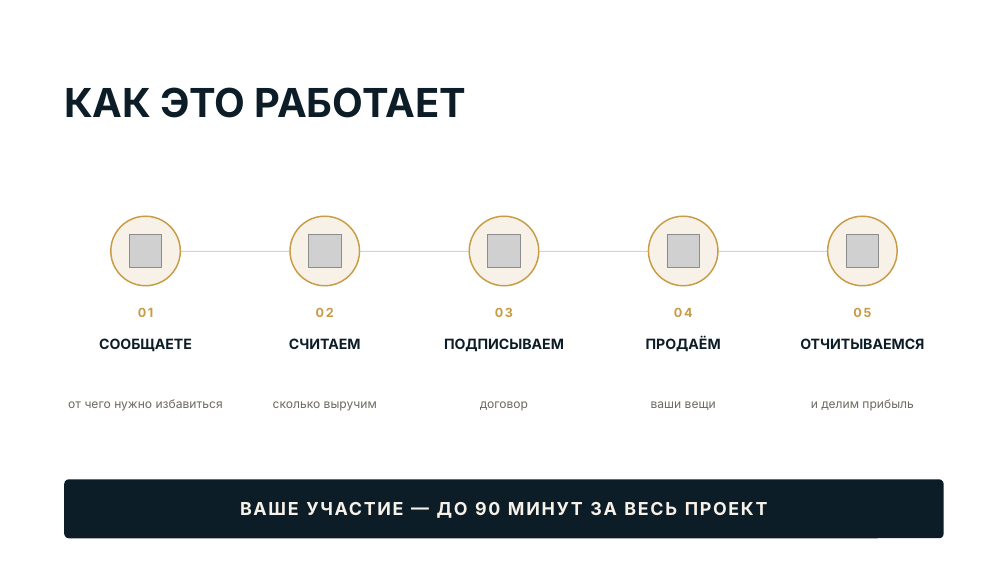
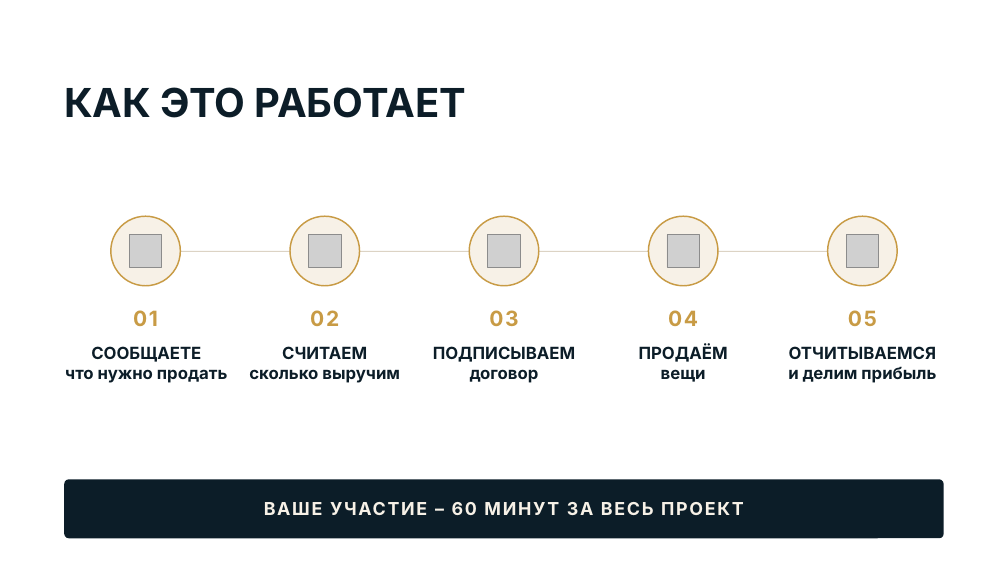
Before and after one commit to olegm1441-del/mysteryslavic-2026-07-19_16-47-00, a slide deck: slide 5 of presentations/office-client/Продай_за_меня_ОФИСЫ_клиентская.pptx. Drawn at 1008x567 pixels with LibreOffice and Linux fonts; fonts in the diff are those of the drawing; grey boxes stand for pictures; background and template pictures are left out. Boxes give left, top, right and bottom in pixels: in the first picture for what was removed or moved away, otherwise in the second. Text is boxed around its words. In the diff, an @@ line names an element or a change of style, - is before the commit and + after.

```diff
--- a/presentations/office-client/Продай_за_меня_ОФИСЫ_клиентская.pptx
+++ b/presentations/office-client/Продай_за_меня_ОФИСЫ_клиентская.pptx
@@ size 12 to 20 pt in 5 elements at bbox=[133, 310, 158, 326], bbox=[310, 310, 339, 326], bbox=[489, 310, 518, 326], bbox=[668, 310, 698, 326], bbox=[848, 310, 877, 326] @@
@@ text "СООБЩАЕТЕ": place and size @@
-text "СООБЩАЕТЕ" at bbox=[99, 338, 192, 352]
+text "СООБЩАЕТЕ" at bbox=[65, 346, 227, 383]
@@ text at bbox=[91, 346, 201, 362]: size 13.5 to 16 pt in "СООБЩАЕТЕ" @@
@@ text at bbox=[282, 346, 367, 359]: size 13.5 to 16 pt in "СЧИТАЕМ" @@
@@ text at bbox=[433, 346, 575, 362]: size 13.5 to 16 pt in "ПОДПИСЫВАЕМ" @@
@@ text at bbox=[639, 346, 728, 362]: size 13.5 to 16 pt in "ПРОДАЁМ" @@
@@ 4 texts: place and size @@
-4 texts at bbox=[289, 337, 924, 352]
+4 texts at bbox=[249, 346, 936, 383]
@@ text at bbox=[789, 346, 936, 359]: size 13.5 to 16 pt in "ОТЧИТЫВАЕМСЯ" @@
@@ text at bbox=[65, 369, 227, 383]: paragraph added @@
+что нужно продать
@@ text at bbox=[249, 369, 400, 383]: paragraph added @@
+сколько выручим
@@ text at bbox=[470, 369, 539, 383]: paragraph added @@
+договор
@@ text at bbox=[661, 369, 706, 382]: paragraph added @@
+вещи
@@ text at bbox=[788, 366, 936, 383]: paragraph added @@
+и делим прибыль
@@ text removed at bbox=[68, 399, 223, 411] @@
-от чего нужно избавиться
@@ text removed at bbox=[273, 401, 377, 411] @@
-сколько выручим
@@ text removed at bbox=[480, 401, 528, 411] @@
-договор
@@ text removed at bbox=[651, 401, 716, 410] @@
-ваши вещи
@@ text removed at bbox=[811, 399, 913, 411] @@
-и делим прибыль
@@ text at bbox=[264, 502, 744, 515]: text changed @@
-ВАШЕ УЧАСТИЕ — ДО 90 МИНУТ ЗА ВЕСЬ ПРОЕКТ
+ВАШЕ УЧАСТИЕ – 60 МИНУТ ЗА ВЕСЬ ПРОЕКТ
```
Also in this commit, not shown: 6 other slides changed, 2 slides removed, 5 other files.
